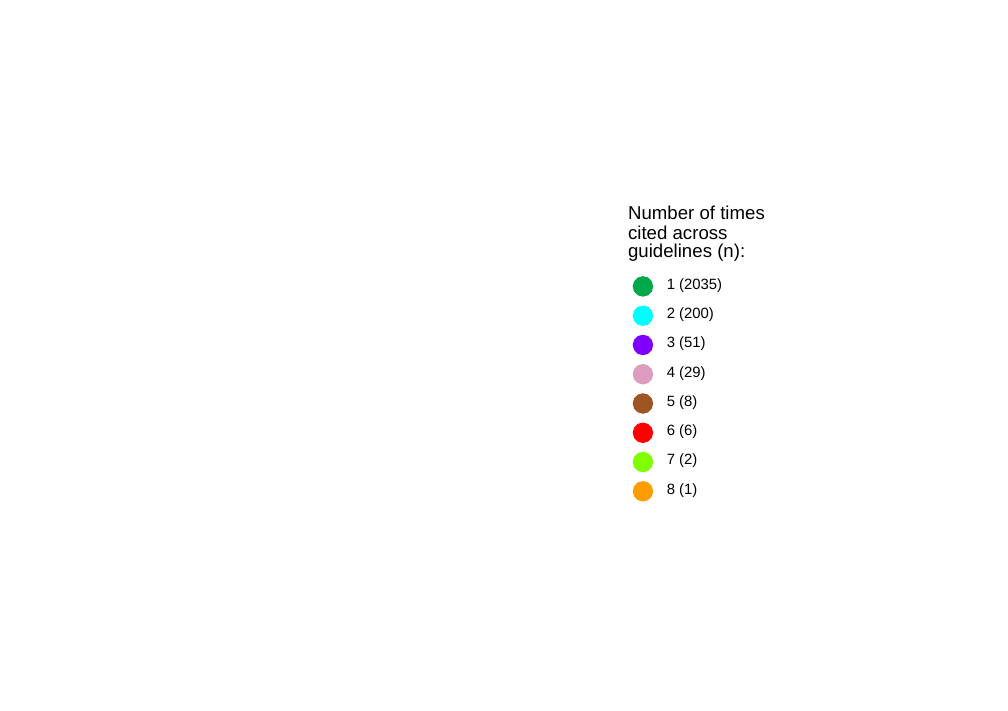
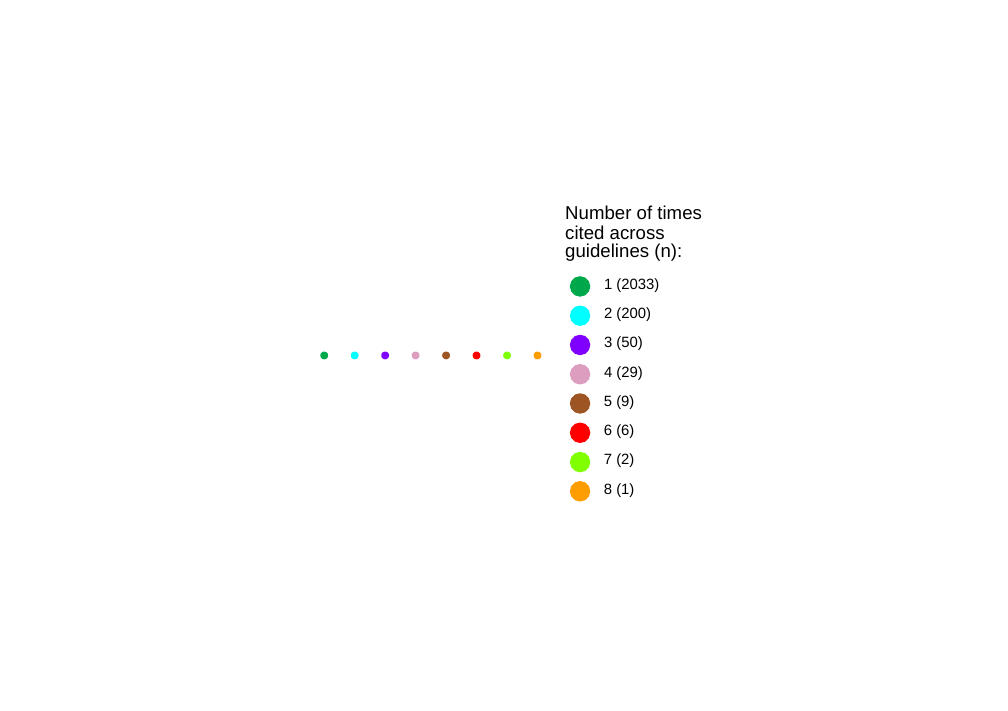
Before and after one commit to marissasmith8/Citation-Network-Analysis, a slide deck: slide 1 of Presentation colour legend.pptx. Drawn at 1008x711 pixels with LibreOffice and Linux fonts; fonts in the diff are those of the drawing. Boxes give left, top, right and bottom in pixels: in the first picture for what was removed or moved away, otherwise in the second. Text is boxed around its words. In the diff, an @@ line names an element or a change of style, - is before the commit and + after.

```diff
--- a/Presentation colour legend.pptx
+++ b/Presentation colour legend.pptx
@@ text at [604,278,659,292]: text changed @@
-1 (2035)
+1 (2033)
@@ ellipse added at [321,352,327,358], fill #00A84C, outline #00A84C 0.71 pt @@
@@ ellipse added at [351,352,357,358], fill #00FFFF, outline #00FFFF 0.71 pt @@
@@ ellipse added at [382,352,388,358], fill #7F00FF, outline #7F00FF 0.71 pt @@
@@ ellipse added at [412,352,418,358], fill #DC9DBE, outline #DC9DBE 0.71 pt @@
@@ ellipse added at [442,352,449,358], fill #9D5524, outline #9D5524 0.71 pt @@
@@ ellipse added at [473,352,479,358], fill #FF0000, outline #FF0000 0.71 pt @@
@@ ellipse added at [503,352,509,358], fill #7FFF00, outline #7FFF00 0.71 pt @@
@@ ellipse added at [534,352,540,358], fill #FE9D00, outline #FE9D00 0.71 pt @@
@@ text at [604,336,642,350]: text changed @@
-3 (51)
+3 (50)
@@ text at [604,395,634,409]: text changed @@
-5 (8)
+5 (9)
@@ 8 ellipses, 3 texts: place and size @@
-8 ellipses, 3 texts at [628,205,765,501]
+8 ellipses, 3 texts at [565,205,702,501]
@@ 5 texts: place and size @@
-5 texts at [667,307,714,497]
+5 texts at [604,307,651,497]
```
Also in this commit, not shown: 7 other files.
